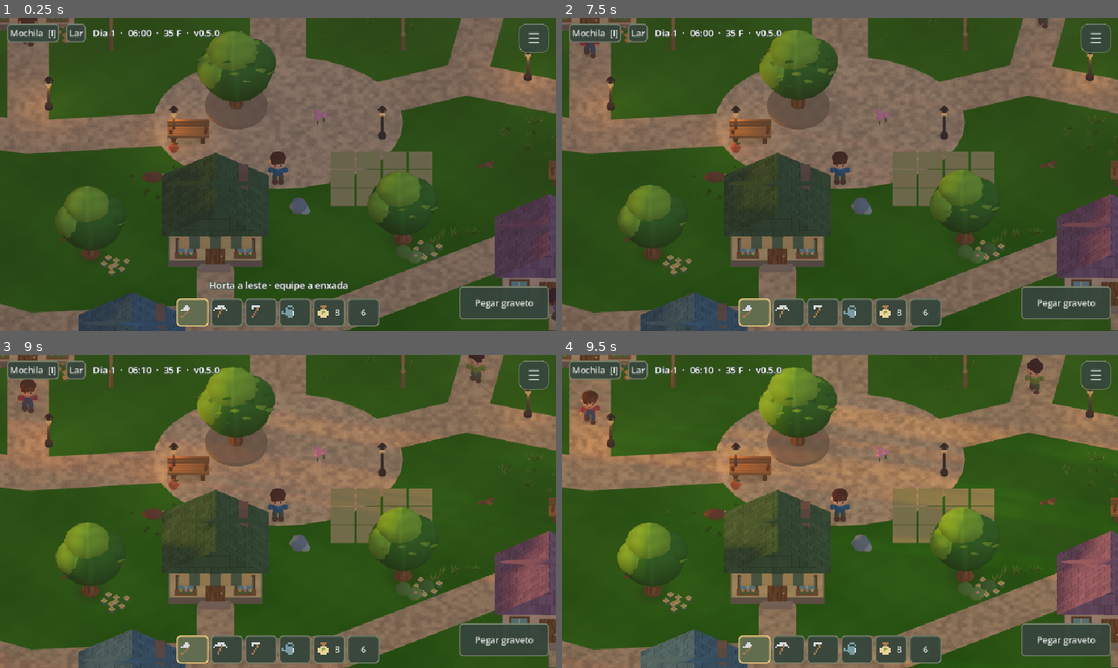
Above: before the commit, frames 1-4 (two rows, left to right).
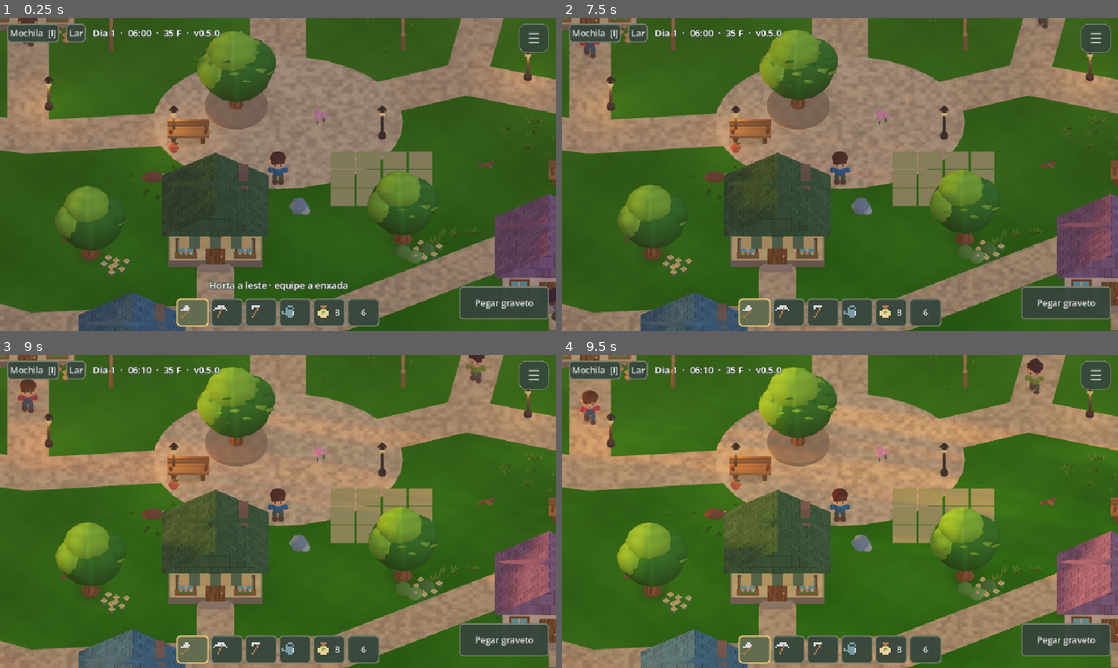
Above: after the commit, the same moments.

Repository: arthurkarger/Evergrove-project
Game: Godot game, scene res://main.tscn
Two runs of this game, one before a commit and one after it. Both use one fixed random seed, a clock stepped at 60 frames per second and the inputs below.
Inputs (mouse positions are in pixels of both pictures, inside the frame that each line leads up to):
- Up to frame 1 (0.25 s): no input
- Up to frame 2 (7.5 s): click "Mochila [I]" at 0.5 s; click "Lar" at 1.25 s; click (756, 312) at 2.02 s; click (789, 312) at 2.77 s; click (823, 312) at 3.52 s; click (856, 312) at 4.27 s; click "8" at 5 s; click "6" at 5.75 s; click "Pegar graveto" at 6.5 s; click "Fechar" at 7.25 s
- Up to frame 3 (9 s): click "☰" at 8 s; click "Voltar ao jogo" at 8.75 s
- Up to frame 4 (9.5 s): no input

The runs differ from the first frame. In frame 1, 24% of the frame differs, in the area x 0-100%, y 0-100%; in frame 2, 27%; in frame 3, 30%; in frame 4, 31%.

Commit message:
Use gentle night-only bloom and filmic highlight roll-off at higher quality

Diff:
--- a/main.gd
+++ b/main.gd
@@ -50,6 +50,11 @@
 	e.ambient_light_color = Color("e5dfd0")
 	e.ambient_light_energy = 0.48
 	e.glow_enabled = false
+	e.glow_bloom = 0.0
+	e.glow_hdr_threshold = 0.95
+	e.glow_hdr_scale = 0.45
+	e.glow_intensity = 0.24
+	e.glow_blend_mode = Environment.GLOW_BLEND_MODE_ADDITIVE
 	sky_dome.sky_material = sky_paint
 	sky_dome.radiance_size = Sky.RADIANCE_SIZE_128
 	sky_paint.sun_angle_max = 6.0
@@ -330,6 +335,7 @@
 		sky_paint.sky_horizon_color = sky.background_color
 		sky_paint.ground_horizon_color = sky.background_color
 		sky_paint.ground_bottom_color = Color("41534d").lerp(Color("829484"),daylight)
+	sky.glow_enabled = quality_level==3 and life.room<0 and daylight<0.22 and DisplayServer.get_name()!="headless"
 	village.update_lamps(daylight)
 	village.update_water_light(sky.background_color,daylight,phase)
 	if grade_material != null:
@@ -417,7 +423,9 @@
 		RenderingServer.directional_shadow_atlas_set_size([512,1024,2048,4096][quality_level],quality_level<3)
 		RenderingServer.directional_soft_shadow_filter_set_quality(RenderingServer.SHADOW_QUALITY_SOFT_HIGH if quality_level==3 else (RenderingServer.SHADOW_QUALITY_SOFT_LOW if quality_level==2 else RenderingServer.SHADOW_QUALITY_HARD))
 	sky_dome.sky_material = physical_sky if quality_level==3 else sky_paint
-	sky.glow_enabled = false
+	sky.tonemap_mode = Environment.TONE_MAPPER_FILMIC if quality_level>=2 else Environment.TONE_MAPPER_LINEAR
+	sky.tonemap_white = 1.6
+	sky.tonemap_exposure = 1.02
 	village.set_quality(quality_level)
 	CozyCharacter.set_quality(quality_level)
 	if grade_overlay != null:
